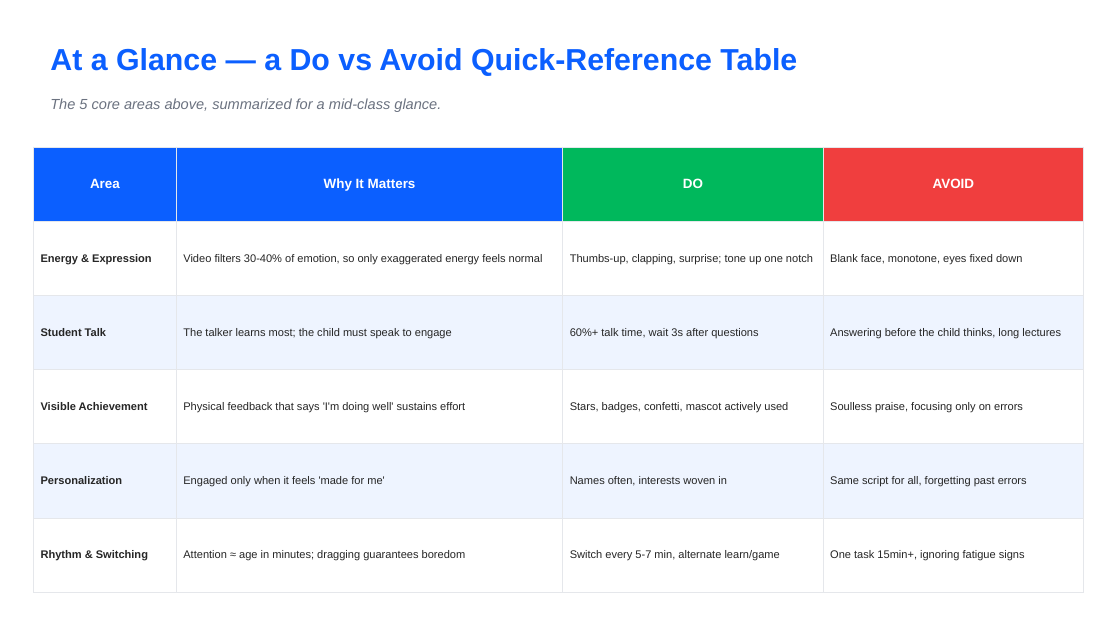
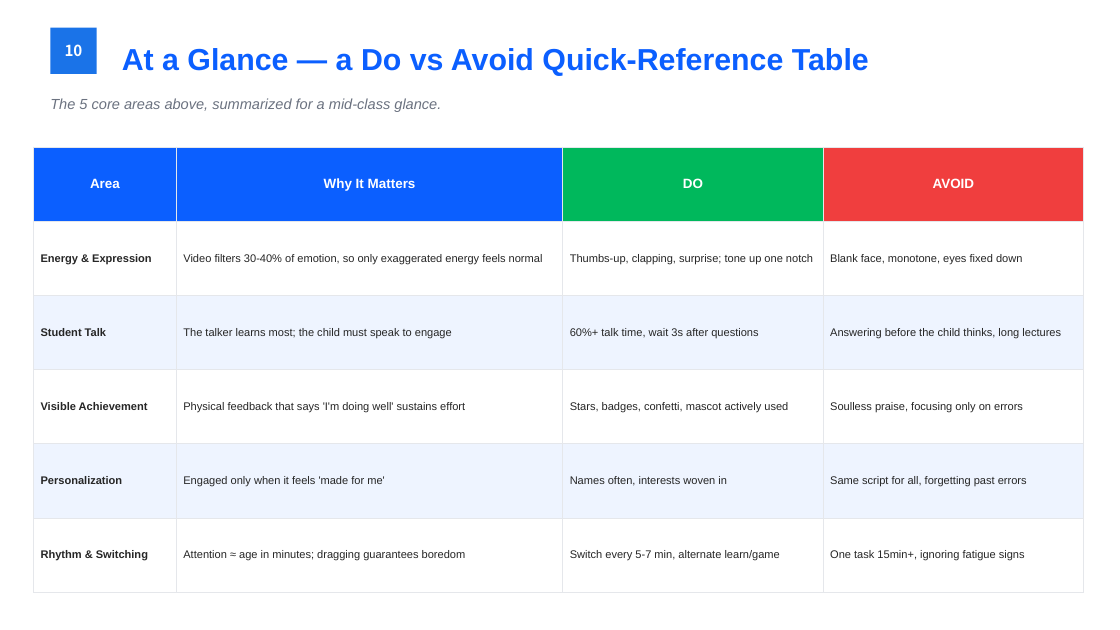
Before and after one commit to navy111p-sudo/mangoiweb, a slide deck: slide 12 of cloudflare-deploy/public/library/teacher/train-en.pptx (slide 11 before the commit). Drawn at 1120x630 pixels with LibreOffice and Linux fonts; fonts in the diff are those of the drawing. Boxes give left, top, right and bottom in pixels: in the first picture for what was removed or moved away, otherwise in the second. Text is boxed around its words. In the diff, an @@ line names an element or a change of style, - is before the commit and + after.

```diff
--- a/cloudflare-deploy/public/library/teacher/train-en.pptx
+++ b/cloudflare-deploy/public/library/teacher/train-en.pptx
@@ rectangle added at bbox=[50, 28, 97, 74], fill #1A73E8, 13 pt, text #FFFFFF, bold @@
+10
@@ text "At a Glance — a ...": place and size @@
-text "At a Glance — a ..." at bbox=[50, 48, 797, 76]
+text "At a Glance — a ..." at bbox=[122, 48, 869, 76]
```
Also in this commit, not shown: 18 other slides changed, 1 slide added, 1 other file.
